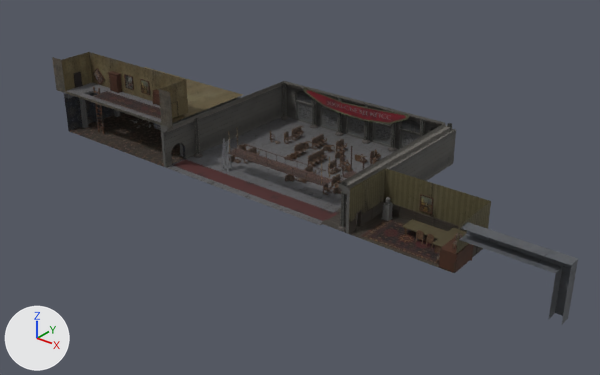
The FBX model Models/ConferencZall/ScenseConferencZall.FBX as it was, and as the next commit left it.
The view is the same before and after, from a camera (50 mm lens) standing at (40.4, -49.2, 30.0) and looking at (1.2, -0.2, -0.4). Lighting does not change. The marker at lower left points along +X, +Y and +Z. Where no turn or scale is listed for an object, it has been applied to the vertices. Vertices at the same position are counted once.
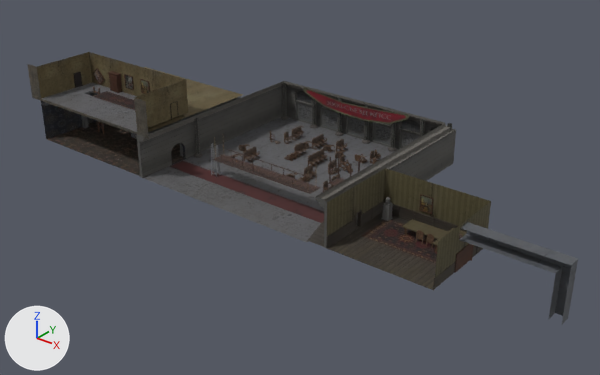
Boxes [x1, y1, x2, y2] around the edits, measured in the pictures (600 x 375 px; the box of a moved part takes in the faces that stretch with it):
'Object02', reshaped (8% wider, 9% taller): before [160, 81, 456, 234]; after [136, 81, 456, 248]
'Object01', reshaped: before [64, 93, 578, 324]; after [41, 93, 578, 324]
'Box01', reshaped: before [52, 52, 473, 273]; after [27, 52, 473, 273]
'Cylinder125', reshaped: before [131, 119, 467, 263]; after [211, 126, 467, 252]
part 1 of me_object01_ncl1_1, moved or reshaped: before [349, 185, 460, 273]; after [326, 185, 460, 290]
part 2 of me_object01_ncl1_1, moved or reshaped: before [64, 93, 239, 167]; after [41, 93, 239, 176]
part 3 of me_box01_ncl1_1, moved or reshaped: before [52, 52, 190, 129]; after [27, 52, 190, 139]
part 4 of me_object02_ncl1_1, deleted: before [338, 182, 347, 231]
part 5 of me_object02_ncl1_1, moved or reshaped: before [160, 81, 357, 234]; after [136, 81, 357, 248]
part 6 of me_object02_ncl1_1, surface changed: before [166, 139, 367, 233]; after [144, 139, 367, 247]
part 7 of me_cylinder125_ncl1_1, moved or reshaped: before [227, 148, 334, 186]; after [213, 154, 320, 194]
part 8 of me_cylinder125_ncl1_1, moved or reshaped: before [231, 147, 276, 168]; after [218, 154, 262, 175]
part 9 of me_cylinder125_ncl1_1, moved or reshaped: before [282, 166, 317, 176]; after [268, 173, 303, 183]
part 10 of me_cylinder125_ncl1_1, moved or reshaped: before [241, 143, 326, 171]; after [227, 149, 312, 178]
part 11 of me_cylinder125_ncl1_1, moved or reshaped: before [223, 139, 224, 170]; after [211, 144, 212, 175]
part 12 of me_cylinder125_ncl1_1, moved or reshaped: before [341, 171, 357, 178]; after [328, 178, 344, 186]
part 13 of me_cylinder125_ncl1_1, moved or reshaped: before [342, 150, 344, 176]; after [329, 157, 331, 183]
part 14 of me_cylinder125_ncl1_1, moved or reshaped: before [350, 146, 352, 171]; after [338, 152, 340, 179]
part 15 of me_cylinder125_ncl1_1, moved or reshaped: before [237, 133, 330, 184]; after [223, 139, 306, 187]
part 16 of me_cylinder125_ncl1_1, moved or reshaped: before [223, 138, 232, 172]; after [211, 143, 221, 177]

Patch to the scene script:
```diff
--- a/Models/ConferencZall/ScenseConferencZall.FBX.py
+++ b/Models/ConferencZall/ScenseConferencZall.FBX.py
@@ me_object01_ncl1_1 @@
 me_object01_ncl1_1.from_pydata(...)  # 889 vertices, 1075 faces; spans x -29.6..19.8, y -3.7..7.0, z -2.8..1.9
+# me_object01_ncl1_1 part 1
+for i in [28, 29, 30, 43, 44, 52, 53, 57, 60, 101, 158, 159, 190, 193, 194, 197]: me_object01_ncl1_1.vertices[i].co += Vector((0.0, -2.7, 0.0))
+# me_object01_ncl1_1 part 2: all 12 vertices in x -29.6..-16.4, y -3.7, z -2.0..1.9 are moved by (0.0, -2.6, 0.0)
 me_object01_ncl1_1.materials.append(mat_07___default)
@@ me_cylinder125_ncl1_1 @@
-me_cylinder125_ncl1_1.from_pydata(...)  # 11110 vertices, 11431 faces; spans x -2.6..36.6, y -4.9..8.7, z -3.2..1.1
+me_cylinder125_ncl1_1.from_pydata(...)  # 11110 vertices, 11431 faces; spans x -2.6..36.6, y -5.0..8.7, z -3.2..1.1
+# me_cylinder125_ncl1_1 part 7: the loose piece of 8 vertices spanning x 13.4..23.6, y -2.8..-1.5, z -1.2..-1.1 is moved by (0.0, -1.7, 0.0)
+# me_cylinder125_ncl1_1 part 8: the loose piece of 12 vertices spanning x 13.9..19.2, y -3.3..-2.7, z -0.7..-0.5 is moved by (0.0, -1.7, 0.0)
+# me_cylinder125_ncl1_1 part 9: the loose piece of 12 vertices spanning x 19.3..22.9, y -2.8..-2.7, z -1.1..-0.5 is moved by (0.0, -1.7, 0.0)
+# me_cylinder125_ncl1_1 part 10: the loose piece of 8 vertices spanning x 13.9..22.9, y -1.6..-1.5, z -0.6..-0.5 is moved by (0.0, -1.7, 0.0)
+# me_cylinder125_ncl1_1 part 11: the loose piece of 8 vertices spanning x 12.5..12.6, y -2.5..-2.2, z -3.2..-0.3 is moved by (0.0, -1.4, 0.0)
+# me_cylinder125_ncl1_1 part 12: the loose piece of 8 vertices spanning x 23.7..25.9, y -0.5..0.8, z -1.2..-1.1 is moved by (0.0, -1.7, 0.0)
+# me_cylinder125_ncl1_1 part 13: the loose piece of 8 vertices spanning x 23.7..23.8, y -0.4, z -1.2..1.1 is moved by (0.0, -1.7, 0.0)
+# me_cylinder125_ncl1_1 part 14: the loose piece of 8 vertices spanning x 23.7..23.8, y 0.7, z -1.2..1.1 is moved by (0.0, -1.7, 0.0)
+# me_cylinder125_ncl1_1 part 15: 98 of the vertices in x 13.6..26.3, y -3.2..-1.6, z -1.2..0.8 are moved by (0.0, -1.7, 0.0)
+# me_cylinder125_ncl1_1 part 16: 124 of the vertices in x 12.5..13.1, y -2.5..-2.0, z -3.2..-0.3 are moved by (0.0, -1.4, 0.0)
 me_cylinder125_ncl1_1.materials.append(mat_03___default)
@@ me_box01_ncl1_1 @@
 me_box01_ncl1_1.from_pydata(...)  # 616 vertices, 501 faces; spans x -7.9..35.1, y -1.4..8.8, z -4.1..3.1
+# me_box01_ncl1_1 part 3: all 22 vertices in x -7.9..7.9, y -1.3, z -0.1..3.1 are moved by (0.0, -2.7, 0.0)
 me_box01_ncl1_1.materials.append(mat_08___default)
@@ me_object02_ncl1_1 @@
-me_object02_ncl1_1.from_pydata(...)  # 991 vertices, 718 faces; spans x -24.0..3.4, y -3.7..12.5, z -2.0..2.0
+me_object02_ncl1_1.from_pydata(...)  # 927 vertices, 672 faces; spans x -24.0..3.4, y -6.3..12.5, z -2.0..2.0
+# me_object02_ncl1_1 part 4: the loose piece of 64 vertices spanning x 2.1..2.9, y -3.6..-2.8, z -1.8..1.9 is deleted
+# me_object02_ncl1_1 part 5
+# 1 vertex is removed from x 0.5, y -2.5, z -1.8
+# 9 faces are deleted
+# 29 vertices in x -16.4..3.4, y -3.7, z -2.0..2.0 move by (0.0, -2.6, 0.0)
+# 10 vertices in x -16.1..0.9, y -1.3, z -2.0..-1.8 move by (0.0, -0.4, 0.0)
+# 8 vertices in x 0.5..0.9, y -3.0, z -2.0..-1.8 move by (0.1, -0.3, 0.0)
+# 6 vertices in x 0.7..0.9, y -3.7, z -2.0..-1.8 move by (0.8, -2.6, 0.0)
+# 3 vertices in x -15.6..-15.5, y -3.6, z 1.7..2.0 move by (0.0, -2.7, 0.0)
+# 5 vertices move from x -16.1..0.8, y -3.7..-2.6, z -2.0..-1.8 to x -16.1..1.7, y -6.3..-2.6, z -2.0..-1.8
+# 1 vertex is added at (0.5, -2.6, -1.9)
+# 11 new faces join them
+# me_object02_ncl1_1 part 6: 8 kept faces spanning x -16.1..3.1, y -6.3..12.3, z -2.0..1.4 get new texture (UV) coordinates
 me_object02_ncl1_1.materials.append(mat_02___default54)
```
